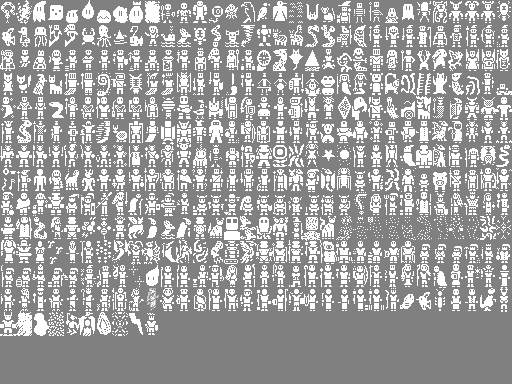
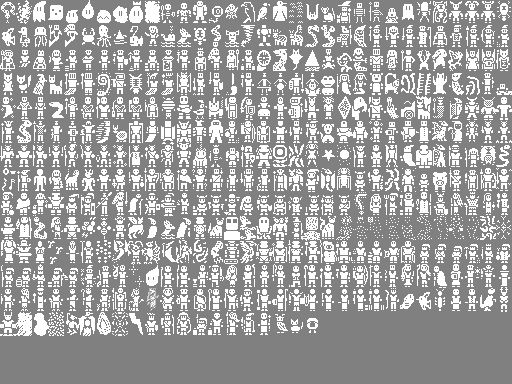
Before/after of a 512 x 384 layered artwork. What changed in the layer stack:
painted on "creature_sprites.png" over [20, 311, 318, 335]
